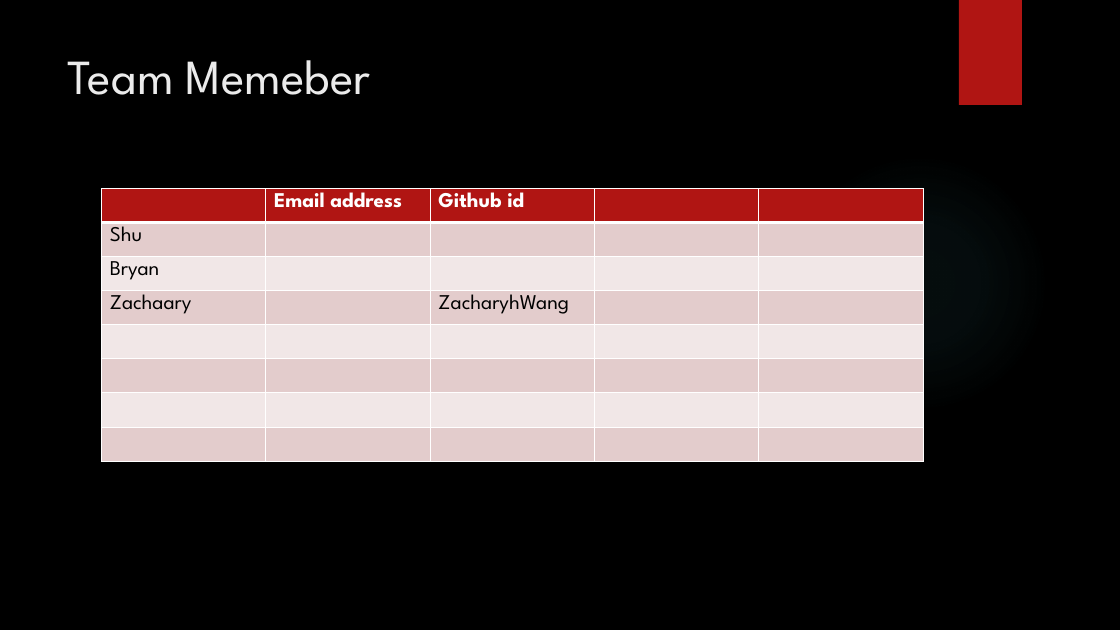
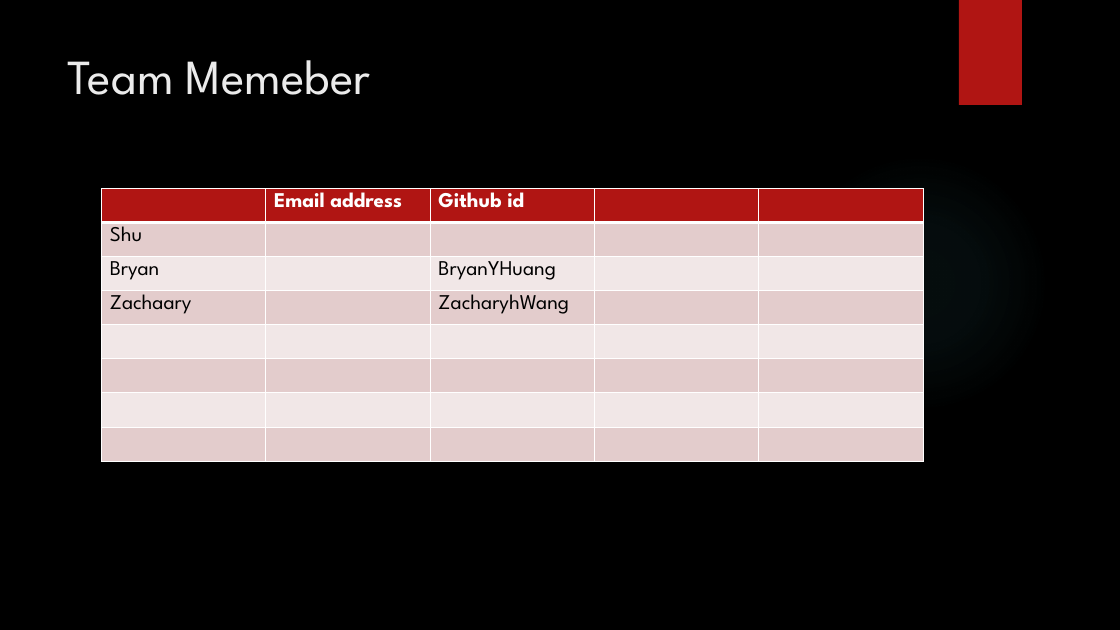
Before and after one commit to stargazingtech/build-discord-bots, a slide deck: slide 4 of discord-bot-study.pptx. Drawn at 1120x630 pixels with LibreOffice and Linux fonts; fonts in the diff are those of the drawing; background and template pictures are left out. Boxes give left, top, right and bottom in pixels: in the first picture for what was removed or moved away, otherwise in the second. Text is boxed around its words. In the diff, an @@ line names an element or a change of style, - is before the commit and + after.

```diff
--- a/discord-bot-study.pptx
+++ b/discord-bot-study.pptx
@@ table at <box>102,188,925,486</box> @@
-row 3, column 3: 
+row 3, column 3: BryanYHuang
```
